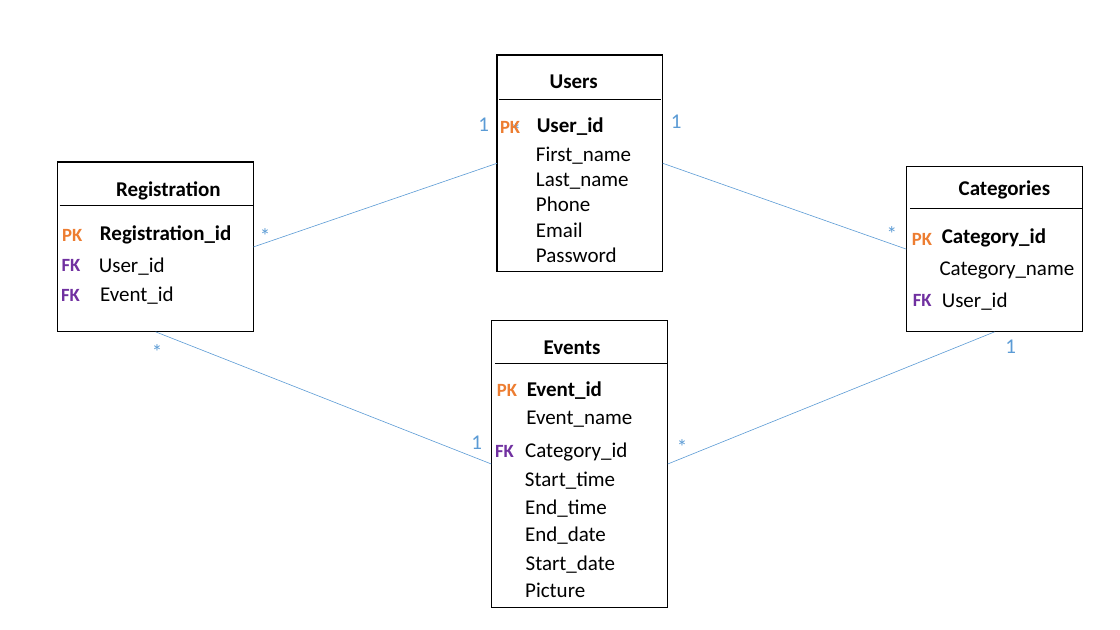
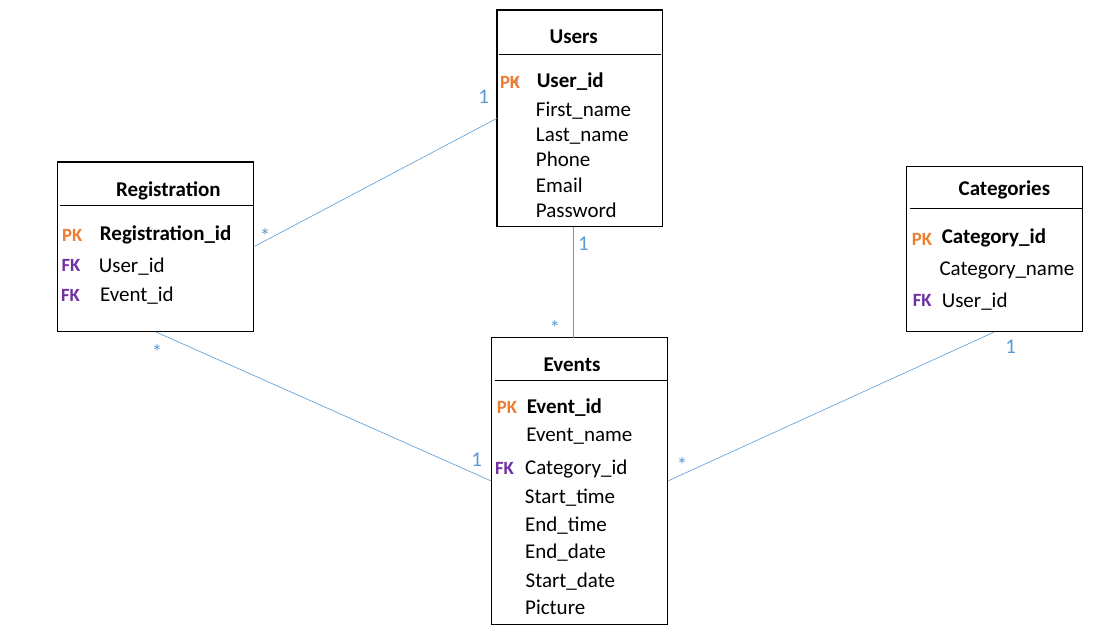
Before and after one commit to pnc-virtual-company/2021-G7-V2-PART1, a slide deck: slide 2 of docs/ER-DIAGRAM.pptx. Drawn at 1120x630 pixels with LibreOffice and Linux fonts; fonts in the diff are those of the drawing. Boxes give left, top, right and bottom in pixels: in the first picture for what was removed or moved away, otherwise in the second. Text is boxed around its words. In the diff, an @@ line names an element or a change of style, - is before the commit and + after.

Commit message:
#9 ER Diagram Update

```diff
--- a/docs/ER-DIAGRAM.pptx
+++ b/docs/ER-DIAGRAM.pptx
@@ 5 texts, 1 rectangle, 1 line: place and size @@
-5 texts, 1 rectangle, 1 line at [497, 55, 663, 271]
+5 texts, 1 rectangle, 1 line at [497, 10, 663, 227]
@@ text "1": place and size @@
-text "1" at [478, 117, 489, 131]
+text "1" at [478, 89, 489, 103]
@@ line moved from (497, 163) - (254, 247) to (497, 118) - (254, 247) @@
@@ line removed from (663, 163) to (907, 250) @@
@@ text "1": place and size @@
-text "1" at [671, 114, 682, 128]
+text "1" at [578, 236, 589, 250]
@@ line added from (574, 227) to (574, 338), #5B9BD5 0.5 pt @@
@@ text "*": place and size @@
-text "*" at [879, 217, 907, 250]
+text "*" at [541, 311, 569, 344]
@@ line moved from (155, 332) - (492, 464) to (155, 332) - (492, 481) @@
@@ line moved from (995, 332) - (668, 464) to (995, 332) - (668, 481) @@
@@ 4 texts: place and size @@
-4 texts at [495, 384, 627, 597]
+4 texts at [495, 401, 627, 614]
@@ 9 texts, 1 rectangle, 1 line: place and size @@
-9 texts, 1 rectangle, 1 line at [471, 321, 697, 607]
+9 texts, 1 rectangle, 1 line at [471, 338, 697, 624]
```
